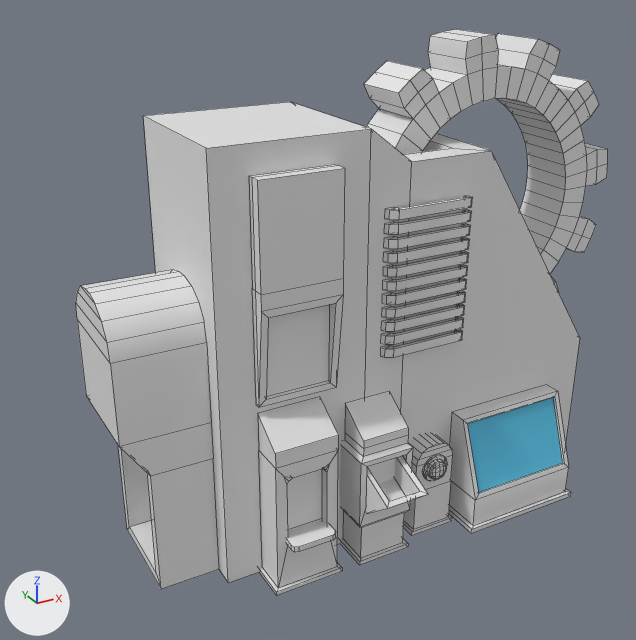
Renders of the FBX model Assets/Meshes/Machines/Combiner_Rendermesh.fbx from each side of a commit.
Camera for both pictures: a camera (50 mm lens) standing at (-6.6, -10.05, 8.14) and looking at (-1.1, -0.05, 3.14). Lighting does not change. The marker at lower left points along +X, +Y and +Z. Mesh edges are drawn as thin lines. Where no turn or scale is listed for an object, it has been applied to the vertices.

The first picture shows 'Combiner_Rendermesh'.
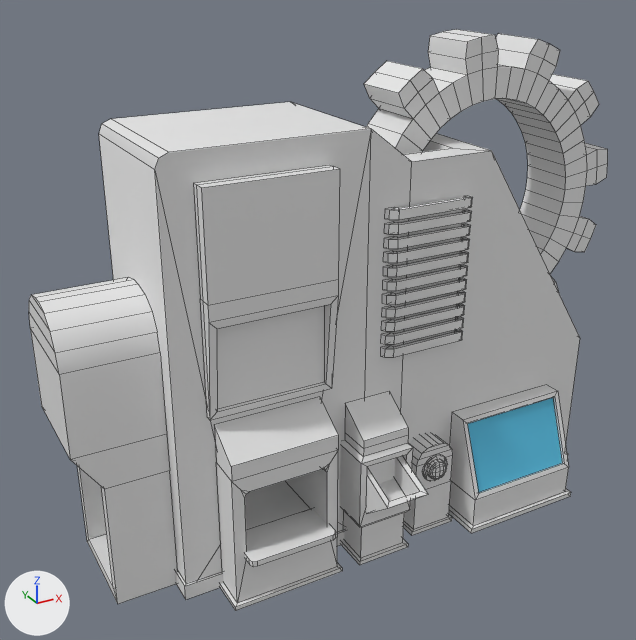
The newer file is also turned or shifted as a whole; pictures and numbers use the older file's frame.

Scene script edits in JSON lines:
```json
{"block": "me_plane_021", "where": "# used by ob_combiner_rendermesh; location = (0.0, 0.0, 0.0)"}
{"op": "remove", "block": "me_plane_021", "code": "me_plane_021.from_pydata(...)  # 1359 vertices, 1183 faces; spans x -4.26..3.84, y -2.09..1.65, z 0.0..6.89"}
{"op": "add", "block": "me_plane_021", "code": "me_plane_021.from_pydata(...)  # 1383 vertices, 1201 faces; spans x -4.86..3.84, y -2.09..1.65, z 0.0..6.89"}
{"block": "me_plane_021", "change": "me_plane_021 part 1: the loose piece of 44 vertices spanning x -4.26..-3.04, y -0.7..0.78, z 0.0..4.16 is moved by (-0.6, 0.0, 0.0)"}
{"block": "me_plane_021", "change": "me_plane_021 part 2: the loose piece of 26 vertices spanning x -2.54..-1.41, y -1.25..-1.02, z 2.64..5.61 is rebuilt with 26 vertices and now spans x -3.21..-1.48, y -1.25..-1.02, z 2.64..5.61"}
{"block": "me_plane_021", "change": "me_plane_021 part 3"}
{"block": "me_plane_021", "change": "1 vertex is removed from x -3.04, y -1.02, z 0.0"}
{"block": "me_plane_021", "change": "3 faces are deleted"}
{"block": "me_plane_021", "change": "26 vertices in x -3.04..-2.29, y -1.76..1.51, z 0.0..4.8 move by (-0.6, 0.0, 0.0)"}
{"block": "me_plane_021", "change": "4 vertices in x -1.85..-1.78, y -1.38, z 0.79..1.74 move by (0.0, 1.23, 0.0)"}
{"block": "me_plane_021", "change": "4 vertices in x -2.36..-2.29, y -1.38, z 0.79..1.74 move by (-0.6, 1.23, 0.0)"}
{"block": "me_plane_021", "change": "6 vertices move from x -3.04..-1.74, y -1.37..1.1, z 0.76..5.98 to x -3.47..-1.74, y -1.11..1.1, z 0.76..5.98"}
{"block": "me_plane_021", "change": "25 vertices are added at x -3.68..3.08, y -1.06..1.14, z 0.0..5.93"}
{"block": "me_plane_021", "change": "21 new faces join them, mat_uv (its picture is missing)"}
```

What differs and where, as boxes [x1, y1, x2, y2] in the pictures (636 x 640 px; the box of a moved part takes in the faces that stretch with it):
```json
{"object": "Combiner_Rendermesh", "change": "reshaped", "before": [76, 29, 608, 596], "after": [29, 29, 608, 611], "on screen": "9% wider"}
{"part": 1, "of": "me_plane_021", "change": "moved or reshaped", "before": [76, 270, 219, 589], "after": [29, 278, 178, 604]}
{"part": 2, "of": "me_plane_021", "change": "rebuilt", "before": [249, 164, 345, 407], "after": [194, 165, 340, 420], "on screen": "52% wider"}
{"part": 3, "of": "me_plane_021", "change": "built on", "before": [143, 102, 371, 596], "after": [99, 102, 568, 611]}
```
